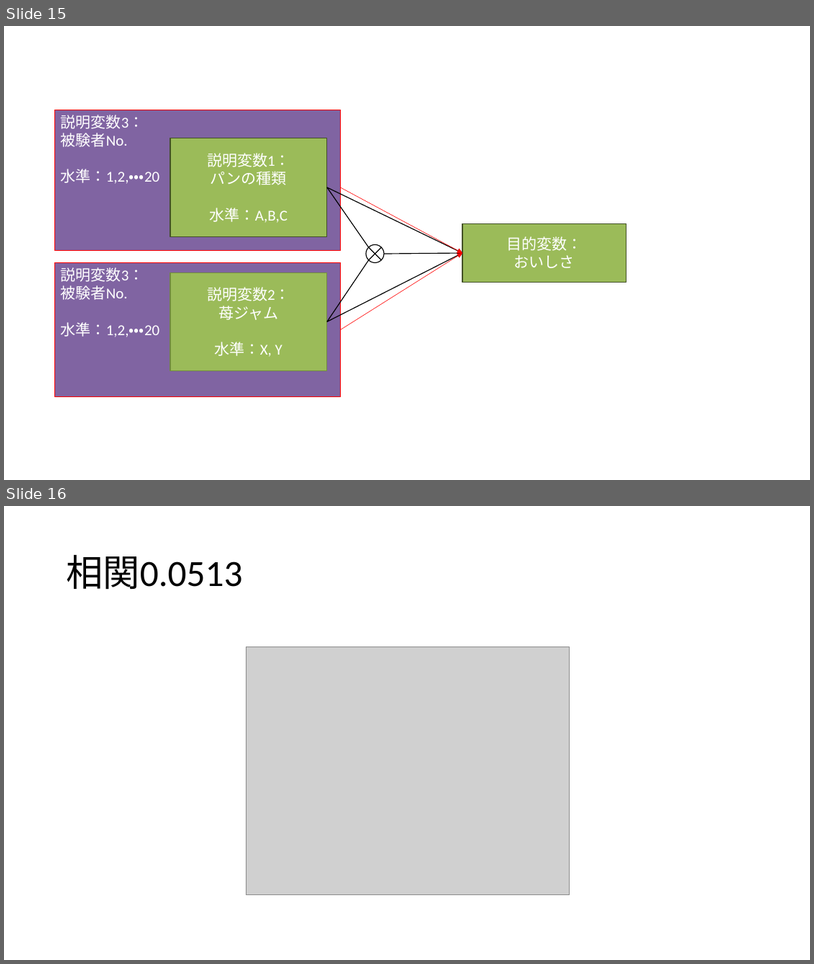
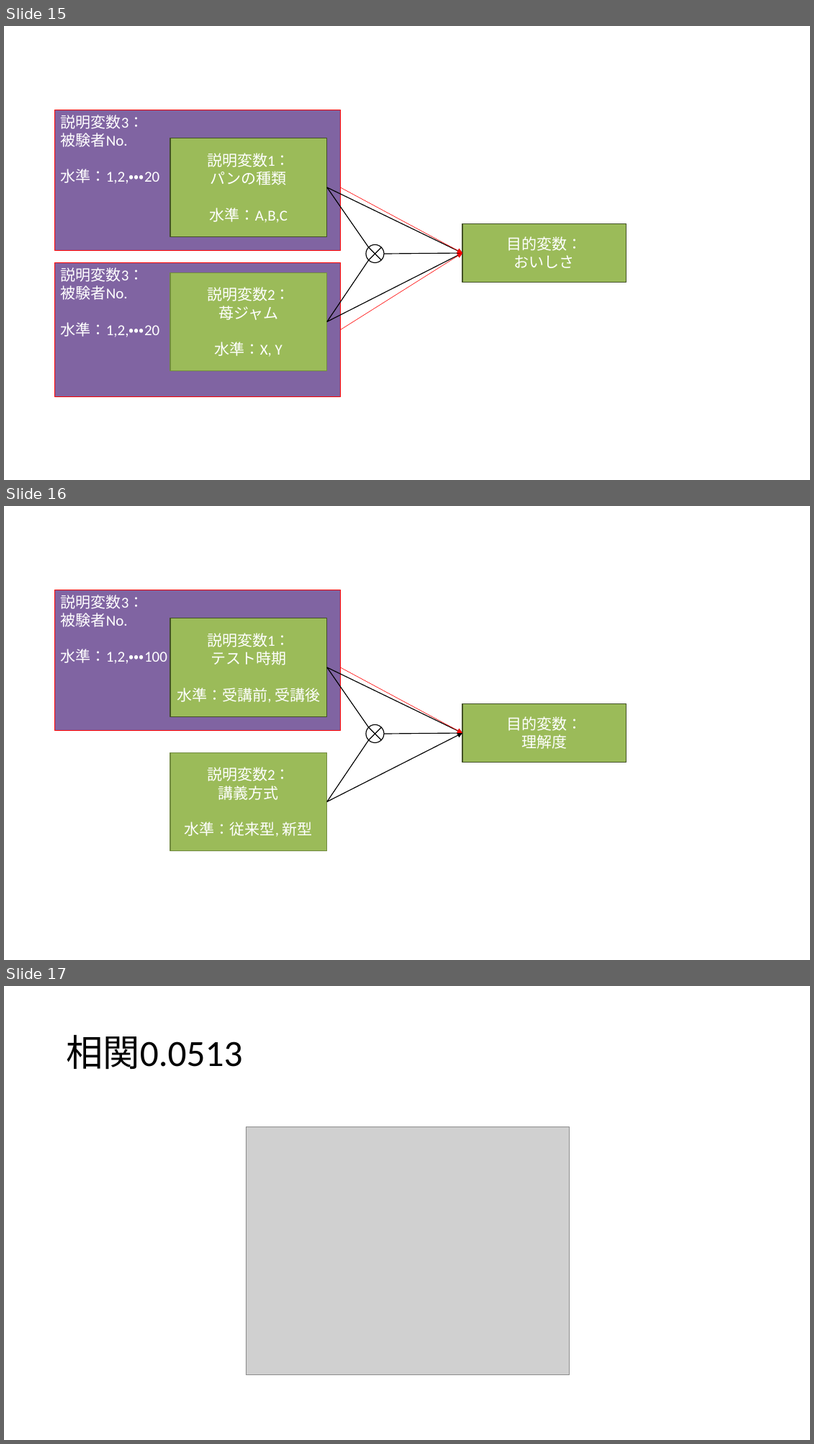
Before and after one commit to b-fujino/RLessonText, a slide deck: Img/AnovaModeling.pptx. Shown one above the other, each under a label of ours: slides 15 and 16 before the commit, slides 15, 16 and 17 after it. The pictures are 814x964 and 814x1444 pixels, drawn with LibreOffice and Linux fonts; fonts in the diff are those of the drawing; grey boxes stand for pictures. Boxes give left, top, right and bottom in pixels: in the first picture for what was removed or moved away, otherwise in the second. Text is boxed around its words. In the diff, an @@ line names an element or a change of style, - is before the commit and + after.

```diff
--- a/Img/AnovaModeling.pptx
+++ b/Img/AnovaModeling.pptx
@@ slide 16 added at (x1=4, y1=506, x2=810, y2=960), background #FFFFFF @@
@@ rectangle added at (x1=55, y1=590, x2=340, y2=731), fill #8064A2, outline #FF0000 1 pt, 18 pt, text #FFFFFF @@
+説明変数3：
+被験者No.
+水準：1,2,・・・100
@@ rectangle added at (x1=170, y1=618, x2=327, y2=716), fill #9BBB59, outline #445227 1 pt, 18 pt, text #FFFFFF @@
+説明変数1：
+テスト時期
+水準：受講前, 受講後
@@ arrow added from (327, 667) to (463, 733), #000000 1 pt @@
@@ line added from (327, 667) to (369, 728), #000000 1 pt @@
@@ arrow added from (340, 667) to (463, 733), #FF0000 0.5 pt @@
@@ rectangle added at (x1=463, y1=704, x2=627, y2=762), fill #9BBB59, outline #445227 1 pt, 18 pt, text #FFFFFF @@
+目的変数：
+理解度
@@ arrow added from (327, 802) to (463, 733), #000000 1 pt @@
@@ line added from (327, 802) to (369, 740), #000000 1 pt @@
@@ ellipse added at (x1=366, y1=724, x2=384, y2=743), fill #FFFFFF, outline #000000 1 pt @@
@@ line added from (369, 728) to (381, 740), #000000 1 pt @@
@@ line added from (381, 728) to (369, 740), #000000 1 pt @@
@@ arrow added from (384, 734) to (463, 733), #000000 1 pt @@
@@ rectangle added at (x1=170, y1=752, x2=327, y2=850), fill #9BBB59, outline #738A42 1 pt, 18 pt, text #FFFFFF @@
+説明変数2：
+講義方式
+水準：従来型, 新型
@@ what was slide 16 is now slide 17 @@
```
Also in this commit, not shown: 4 other files.
